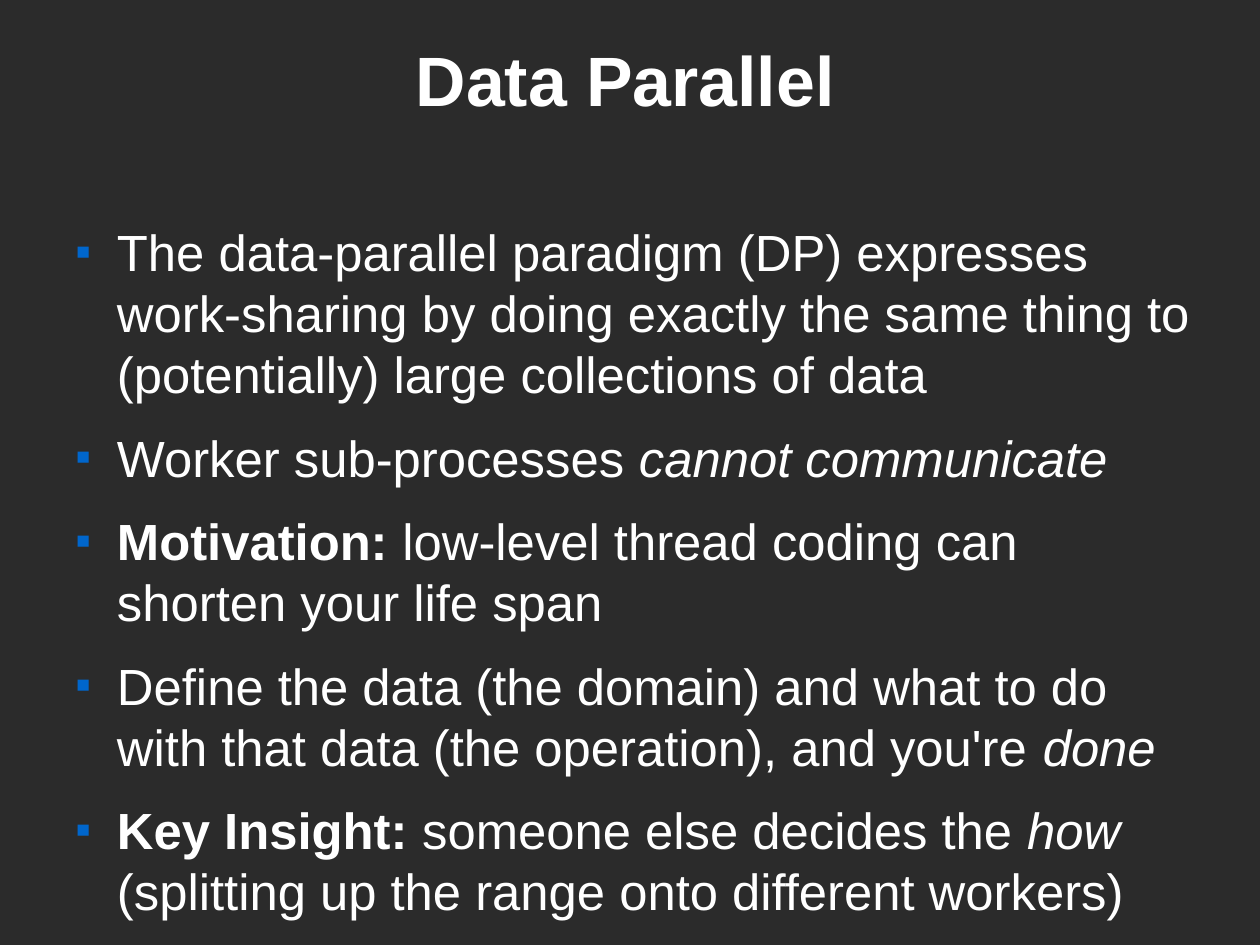
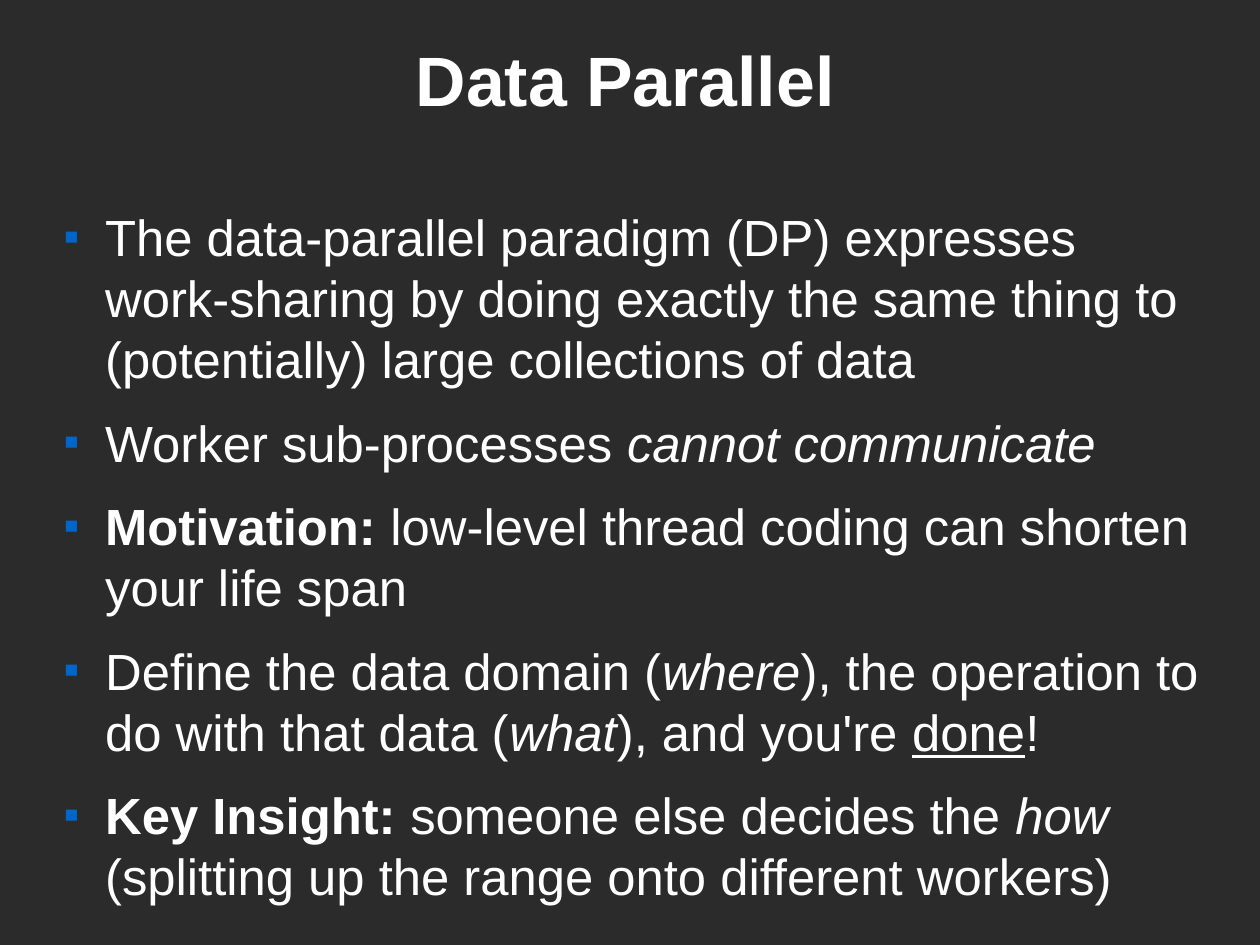
Before and after one commit to FractalDesigns/cowichan-1, a slide deck: slide 2 of cowichan_tbb/presentation.odp. Drawn at 1260x945 pixels with LibreOffice and Linux fonts; fonts in the diff are those of the drawing; background and template pictures are left out; a plain dark background stands for a picture behind light text. Boxes give left, top, right and bottom in pixels: in the first picture for what was removed or moved away, otherwise in the second. Text is boxed around its words. In the diff, an @@ line names an element or a change of style, - is before the commit and + after.

```diff
--- a/cowichan_tbb/presentation.odp
+++ b/cowichan_tbb/presentation.odp
@@ text "The data-parallel paradigm (DP) expresses ...": place and size @@
-text "The data-parallel paradigm (DP) expresses ..." at [117, 234, 1189, 921]
+text "The data-parallel paradigm (DP) expresses ..." at [105, 219, 1198, 906]
@@ text at [105, 653, 1198, 761]: text changed @@
-■ Define the data (the domain) and what to do with that data (the operation), and you're done
+■ Define the data domain (where), the operation to do with that data (what), and you're done!
```
Also in this commit, not shown: 6 other slides changed.
